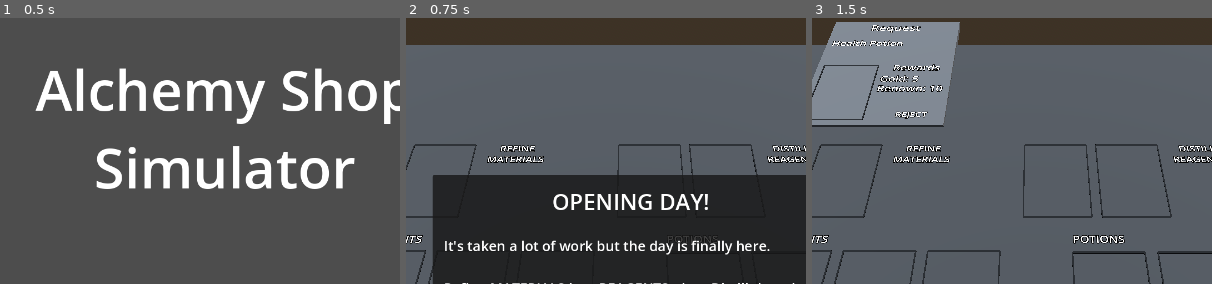
Above: before the commit, frames 1-3 (left to right).
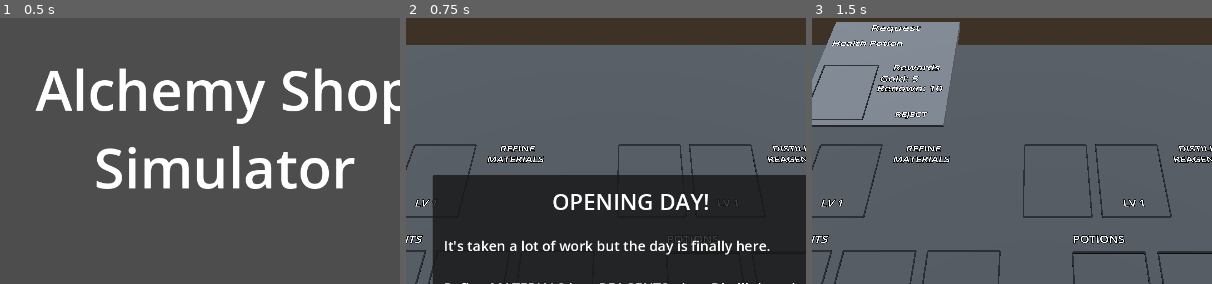
Above: after the commit, the same moments.

Repository: Barodas/game-jam-pirate-software-15
Game: Godot game, scene res://scenes/start_menu.tscn
Same seed, same stepped clock (60 frames per second), same inputs: the game is played once before the commit and once after it.
Inputs:
- Up to frame 1 (0.5 s): no input
- Up to frame 2 (0.75 s): click "Start" at 0.5 s
- Up to frame 3 (1.5 s): click "Got it!" at 1.25 s
The pictures show only the part of the screen within x 22-72%, y 0-50%; the shares and areas given below are measured in that part.

Frame 1 is identical in both runs. In frame 2, less than 0.1% of the frame differs, in the area x 2-83%, y 68-72%; in frame 3, 0.2%, in the area x 2-84%, y 68-72%.

Commit message:
Added level label to refine and distill stations
- Hide End Turn button while a station is processing

Diff:
--- a/scenes/game.tscn
+++ b/scenes/game.tscn
@@ -28,15 +28,17 @@
 
 [sub_resource type="BoxShape3D" id="BoxShape3D_tut34"]
 
-[node name="Game" type="Node3D" node_paths=PackedStringArray("refine_slot", "refine_cost_label", "refine_button", "refine_progress", "distill_slot1", "distill_slot2", "distill_cost_label", "distill_button", "distill_prog …(448 unchanged characters)…
+[node name="Game" type="Node3D" node_paths=PackedStringArray("refine_slot", "refine_cost_label", "refine_level_label", "refine_button", "refine_progress", "distill_slot1", "distill_slot2", "distill_cost_label", "distill_level_label", "distill_button", "distill_prog …(448 unchanged characters)…
 script = ExtResource("1_lonwx")
 refine_slot = NodePath("World/Refinery/RefineSlot")
 refine_cost_label = NodePath("World/Refinery/RefineCostLabel")
+refine_level_label = NodePath("World/Refinery/RefineLevelLabel")
 refine_button = NodePath("World/Refinery/RefineButton")
 refine_progress = NodePath("World/Refinery/RefineProgressBar")
 distill_slot1 = NodePath("World/Distillery/DistillSlot1")
 distill_slot2 = NodePath("World/Distillery/DistillSlot2")
 distill_cost_label = NodePath("World/Distillery/DistillCostLabel")
+distill_level_label = NodePath("World/Distillery/DistillLevelLabel")
 distill_button = NodePath("World/Distillery/DistillButton")
 distill_progress = NodePath("World/Distillery/DistillProgressBar2")
 material_slots = [NodePath("World/Materials/MaterialSlot1"), NodePath("World/Materials/MaterialSlot2"), NodePath("World/Materials/MaterialSlot3"), NodePath("World/Materials/MaterialSlot4"), NodePath("World/Materials/MaterialSlot5"), NodePath("World/Materials/MaterialSlot6")]
@@ -299,6 +301,13 @@
 outline_size = 10
 uppercase = true
 
+[node name="RefineLevelLabel" type="Label3D" parent="World/Refinery"]
+transform = Transform3D(1, 0, 0, 0, -4.37114e-08, 1, 0, -1, -4.37114e-08, -3.63968, 0.01, -0.428076)
+text = "Lv 1"
+font_size = 40
+outline_size = 10
+uppercase = true
+
 [node name="RefineCostLabel" type="Label3D" parent="World/Refinery"]
 transform = Transform3D(1, 0, 0, 0, -4.37114e-08, 1, 0, -1, -4.37114e-08, -2.2, 0.01, -0.81762)
 text = "Cost:
@@ -328,6 +337,13 @@
 transform = Transform3D(1, 0, 0, 0, -4.37114e-08, 1, 0, -1, -4.37114e-08, 3.1, 0.01, -1.6)
 text = "Distill
 Reagents"
+font_size = 40
+outline_size = 10
+uppercase = true
+
+[node name="DistillLevelLabel" type="Label3D" parent="World/Distillery"]
+transform = Transform3D(1, 0, 0, 0, -4.37114e-08, 1, 0, -1, -4.37114e-08, 1.73102, 0.01, -0.42795)
+text = "LV 1"
 font_size = 40
 outline_size = 10
 uppercase = true
--- a/scripts/game.gd
+++ b/scripts/game.gd
@@ -6,11 +6,13 @@
 
 @export var refine_slot: Slot
 @export var refine_cost_label: Label3D
+@export var refine_level_label: Label3D
 @export var refine_button: ClickableText
 @export var refine_progress: ProgressBar3D
 @export var distill_slot1: Slot
 @export var distill_slot2: Slot
 @export var distill_cost_label: Label3D
+@export var distill_level_label: Label3D
 @export var distill_button: ClickableText
 @export var distill_progress: ProgressBar3D
 @export var material_slots: Array[Slot]
@@ -253,10 +255,12 @@
 					set_energy(energy - get_refine_cost(true))
 					set_gold(gold - cost)
 					refine_progress.start_timer(process_time)
+					end_turn_button.hide()
 					refine_slot.set_lock(true)
 			else:
 				set_energy(energy - get_refine_cost(true))
 				refine_progress.start_timer(process_time)
+				end_turn_button.hide()
 				refine_slot.set_lock(true)
 	if button == distill_button:
 		if energy >= distill_cost:
@@ -266,6 +270,7 @@
 					set_energy(energy - get_distill_cost(true))
 					set_gold(gold - cost)
 					distill_progress.start_timer(process_time)
+					end_turn_button.hide()
 					distill_slot1.set_lock(true)
 			elif distill_slot2.card.data.category == Constants.CATEGORY.UPGRADE:
 				var cost = distill_slot2.card.data.gold * distill_upgrade_multiplier
@@ -273,10 +278,12 @@
 					set_energy(energy - get_distill_cost(true))
 					set_gold(gold - cost)
 					distill_progress.start_timer(process_time)
+					end_turn_button.hide()
 					distill_slot2.set_lock(true)
 			else:
 				set_energy(energy - get_distill_cost(true))
 				distill_progress.start_timer(process_time)
+				end_turn_button.hide()
 				distill_slot1.set_lock(true)
 				distill_slot2.set_lock(true)
 	for request in requests:
@@ -324,6 +331,7 @@
 				request.assign_request(data)
 
 func _on_progress_bar_complete_signal(bar):
+	end_turn_button.show()
 	if bar == refine_progress:
 		if refine_slot.has_card():
 			refine_slot.set_lock(false)
@@ -354,11 +362,13 @@
 			distill_slot2.card.queue_free()
 
 func apply_refine_upgrade():
+	refine_level_label.text = "Lv " + str(refine_level)
 	match refine_level:
 		2:
 			free_refine_cap = 1
 
 func apply_distill_upgrade():
+	distill_level_label.text = "Lv " + str(distill_level)
 	match distill_level:
 		2:
 			free_distill_cap = 1
